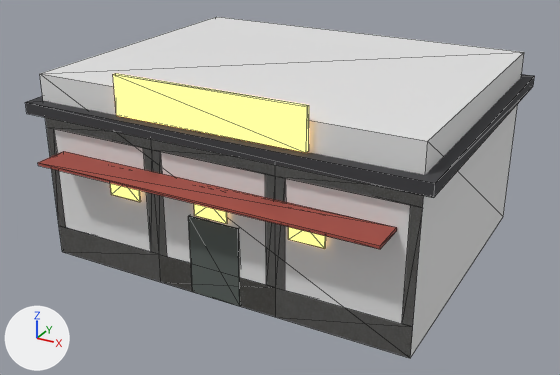
The glTF model models/city/buildings/cafe_vstrecha.glb, before and after one commit.
One viewpoint serves both versions: a 50 mm lens placed at (9.24, -17.56, 10.13), pointed at (0.01, -0.77, 1.74). Lighting does not change. The marker at lower left points along +X, +Y and +Z. The first picture is the older version. Mesh edges are drawn as thin lines. Where no turn or scale is listed for an object, it has been applied to the vertices. Vertices at exactly the same position are counted once.

Objects in the first picture: 'awning', 'cafe_vstrecha-col', 'door', 'menu_board', 'menu_board.001', 'menu_board.002', 'roof', 'shopfront', 'sign_board'.
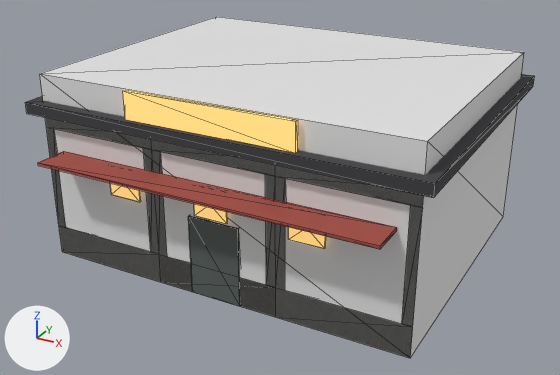
Diff of the bpy script that builds the scene:
```diff
--- a/models/city/buildings/cafe_vstrecha.glb.py
+++ b/models/city/buildings/cafe_vstrecha.glb.py
@@ mat_cafe_sign @@
 mat_cafe_sign.emission_color = (1.0, 0.6, 0.2)  # orange #ffcb7c
-mat_cafe_sign.emission_strength = 1.5
+mat_cafe_sign.emission_strength = 1.0
@@ me_sign_board @@
 # used by ob_sign_board; location = (0.0, -4.12, 4.85)
-me_sign_board.from_pydata(...)  # 8 vertices, 12 faces; spans x -2.5..2.5, y -0.05..0.05, z -0.5..0.5
+me_sign_board.from_pydata(...)  # 8 vertices, 12 faces; spans x -2.25..2.25, y -0.05..0.05, z -0.35..0.35
+# me_sign_board part 1: the whole mesh is scaled about its middle by (0.9, 1, 0.7)
 me_sign_board.materials.append(mat_cafe_sign)
@@ ob_sign_board @@
 ob_sign_board = bpy.data.objects.new('sign_board', me_sign_board)
-ob_sign_board.location = (0.0, -4.12, 4.85)
+ob_sign_board.location = (0.0, -4.12, 4.65)
```

Location of each change, (x1, y1, x2, y2) in pixels of the pictures (560 x 375 px):
'sign_board', surface changed, moved, rescaled (11% narrower, 20% shorter)
    before: (113, 73, 309, 153)
    after: (123, 89, 298, 153)
'menu_board.002', surface changed (yellow to orange)
    both: (288, 227, 326, 249)
'menu_board.001', surface changed (yellow to orange)
    both: (194, 204, 227, 224)
'menu_board', surface changed (yellow to orange)
    both: (110, 183, 140, 202)
